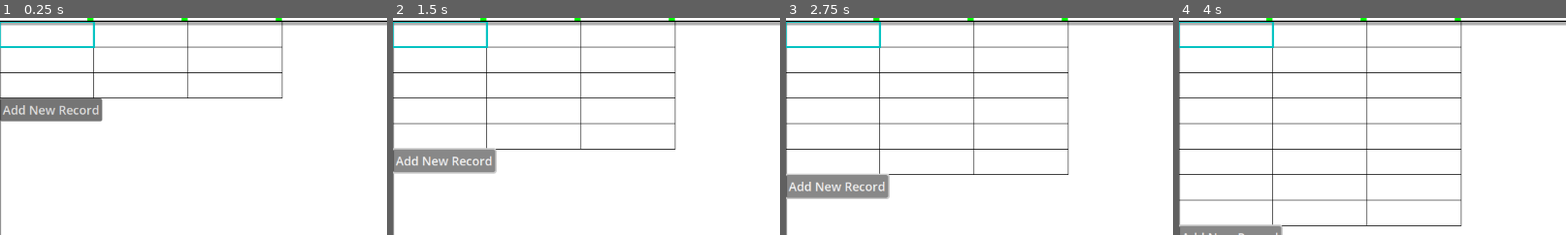
Above: before the commit, frames 1-4 (left to right).
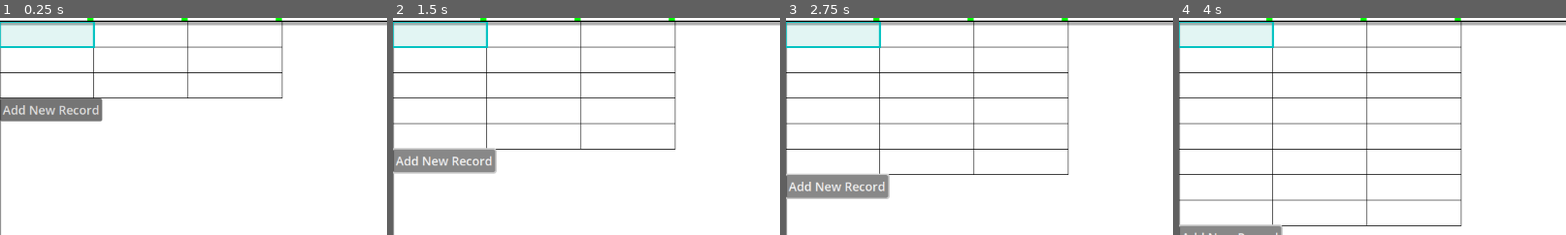
Above: after the commit, the same moments.

Repository: CoolDove/tabro
Game: Godot game, scene res://main.tscn
Same seed, same stepped clock (60 frames per second), same inputs: the game is played once before the commit and once after it.
Inputs:
- Up to frame 1 (0.25 s): no input
- Up to frame 2 (1.5 s): click "Add New Record" at 0.5 s; click "Add New Record" at 1.25 s
- Up to frame 3 (2.75 s): click "Add New Record" at 2 s
- Up to frame 4 (4 s): click "Add New Record" at 2.75 s; click "Add New Record" at 3.5 s
The pictures show only the part of the screen within x 0-50%, y 11-61%; the shares and areas given below are measured in that part.

The runs differ from the first frame. In frame 1, 2.2% of the frame differs, in the area x 0-24%, y 3-13%; in frame 2, 2.2%; in frame 3, 2.2%; in frame 4, 2.2%.

Commit message:
feature: select region

Diff:
--- a/scenes/table_edit.gd
+++ b/scenes/table_edit.gd
@@ -24,7 +24,8 @@
 
 var _pool_label : Node # Array[Label]
 
-var select_region : Rect2i
+var select_anchor : Vector2i # The first cell pressed in the select region.
+var select_region : Rect2i # When size == Vector2i.ONE, means only one cell selected.
 var hover_cell : Vector2i
 var is_hover_cell_valid :bool:
 	get:
@@ -133,29 +134,31 @@
 			grid.draw_line(Vector2(0,y), Vector2(grid_size.x, y), grid_color)
 		var x = 0
 		var bottom = min(grid_size.y, data.records.size() * cell_height)
-		var draw_cell = null
+		var draw_hover_cell = null
 		grid.draw_line(Vector2(x, 0), Vector2(x, bottom), grid_color)
 		for fidx in range(0, fields.size()):
 			var f = fields[fidx]
 			if is_hover_cell_valid and hover_cell.x == fidx:
-				draw_cell = Rect2(Vector2(x, hover_cell.y * cell_height), Vector2(f.width, cell_height));
+				draw_hover_cell = Rect2(Vector2(x, hover_cell.y * cell_height), Vector2(f.width, cell_height));
 			x += f.width
 			grid.draw_line(Vector2(x, 0), Vector2(x, bottom), grid_color)
-		if draw_cell is Rect2:
-			grid.draw_rect(draw_cell, Color(0x00c2c1ff), false, 3)
-		if select_region.size.x > 0 && select_region.size.y > 0:
+		if select_region.position.x >= 0 && select_region.position.y >= 0:
 			# draw the select region
 			var p = select_region.position
 			var s = select_region.size
 			var xmin = 0
-			var xmax = 0
-			for i in range(0, fields.size()):
+			var width = 0
+			for i in range(0, p.x):
 				var w = fields[i].width
-				if i < p.x:
-					xmin += w
-				if i < p.x + s.x:
-					xmax += w
-			grid.draw_rect(Rect2i(xmin, p.y*cell_height, xmax-xmin, s.y*cell_height), Color.RED, false, 4)
+				xmin += w
+			for i in range(p.x, p.x+s.x+1):
+				var w = fields[i].width
+				width += w
+			var select_rect = Rect2i(xmin, p.y*cell_height, width, (s.y + 1)*cell_height)
+			grid.draw_rect(select_rect, Color(0x22afa222), true, 2)
+
+		if draw_hover_cell is Rect2:
+			grid.draw_rect(draw_hover_cell, Color(0x00c2c1ff), false, 3)
 	)
 	if data != null:
 		call_deferred("refresh")
@@ -169,6 +172,19 @@
 func _gui_input(event):
 	if event is InputEventMouseMotion:
 		_update_hover()
+		if event.button_mask & MouseButton.MOUSE_BUTTON_LEFT && is_hover_cell_valid:
+			var region := Rect2i(select_anchor, Vector2i.ZERO)
+			if hover_cell.x < select_anchor.x:
+				region.position.x = hover_cell.x
+				region.size.x = select_anchor.x - hover_cell.x
+			elif hover_cell.x > select_anchor.x:
+				region.size.x = hover_cell.x - select_anchor.x
+			if hover_cell.y < select_anchor.y:
+				region.position.y = hover_cell.y
+				region.size.y = select_anchor.y - hover_cell.y
+			elif hover_cell.y > select_anchor.y:
+				region.size.y = hover_cell.y - select_anchor.y
+			_update_select(region)
 	elif event is InputEventMouseButton:
 		if Input.is_key_pressed(KEY_CTRL):
 			match event.button_index:
@@ -183,22 +199,10 @@
 		else:
 			match event.button_index:
 				MOUSE_BUTTON_LEFT:
-					if event.is_released() and is_hover_cell_valid:
-						_update_select(Rect2i(hover_cell, Vector2i.ONE))
-						#var celledit = _get_celledit_from_hover_cell(hover_cell)
-						#var data_row_idx = hover_cell.y
-						#var data_col_idx = hover_cell.x
-						#var fieldinfo = fields[hover_cell.x]
-						#if celledit != null:
-							#var edit = CellValueEdit.new(data.records[data_row_idx][data_col_idx], CellValueEdit.CellType.STRING)
-							#edit.size = Vector2(fieldinfo.width+1, cell_height+1)
-							#add_child(edit)
-							#edit.global_position = celledit.global_position + Vector2(-1, -1)
-							#cell_value_edit = edit
-							#edit.on_edit_finish.connect(func(value):
-								#data.records[data_row_idx][data_col_idx] = value
-								#call_defefdrawrred("refresh")
-							#)
+					if event.is_pressed() and is_hover_cell_valid:
+						select_anchor = hover_cell
+						_update_select(Rect2i(hover_cell, Vector2i.ZERO))
+
 		_update_hover()
 
 var _watch_mem_interval : float
@@ -242,7 +246,7 @@
 				break
 			_hoverxpx -= field.width
 		if _hoverxpx > 0:
-			hoverx = -1
+			hoverx = fields.size()
 		new_hover_cell = Vector2i(hoverx, hovery)
 	if new_hover_cell == hover_cell:
 		return
@@ -254,8 +258,24 @@
 func _update_select(new_select_region: Rect2i):
 	if select_region == new_select_region:
 		return
+
 	select_region = new_select_region
 	grid.queue_redraw()
+	# To instantiate the cell value editor.
+	#var celledit = _get_celledit_from_hover_cell(hover_cell)
+	#var data_row_idx = hover_cell.y
+	#var data_col_idx = hover_cell.x
+	#var fieldinfo = fields[hover_cell.x]
+	#if celledit != null:
+		#var edit = CellValueEdit.new(data.records[data_row_idx][data_col_idx], CellValueEdit.CellType.STRING)
+		#edit.size = Vector2(fieldinfo.width+1, cell_height+1)
+		#add_child(edit)
+		#edit.global_position = celledit.global_position + Vector2(-1, -1)
+		#cell_value_edit = edit
+		#edit.on_edit_finish.connect(func(value):
+			#data.records[data_row_idx][data_col_idx] = value
+			#call_defefdrawrred("refresh")
+		#)
 
 func _get_celledit_from_hover_cell(hover: Vector2i) -> Control:
 	if data == null:
